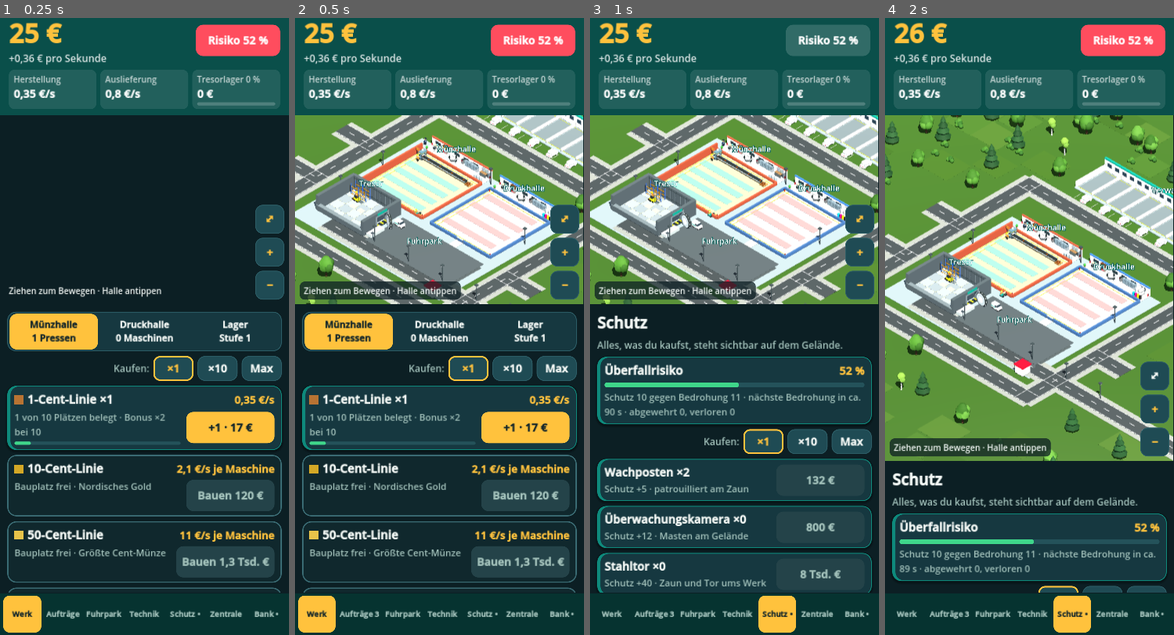
Above: before the commit, frames 1-4 (left to right).
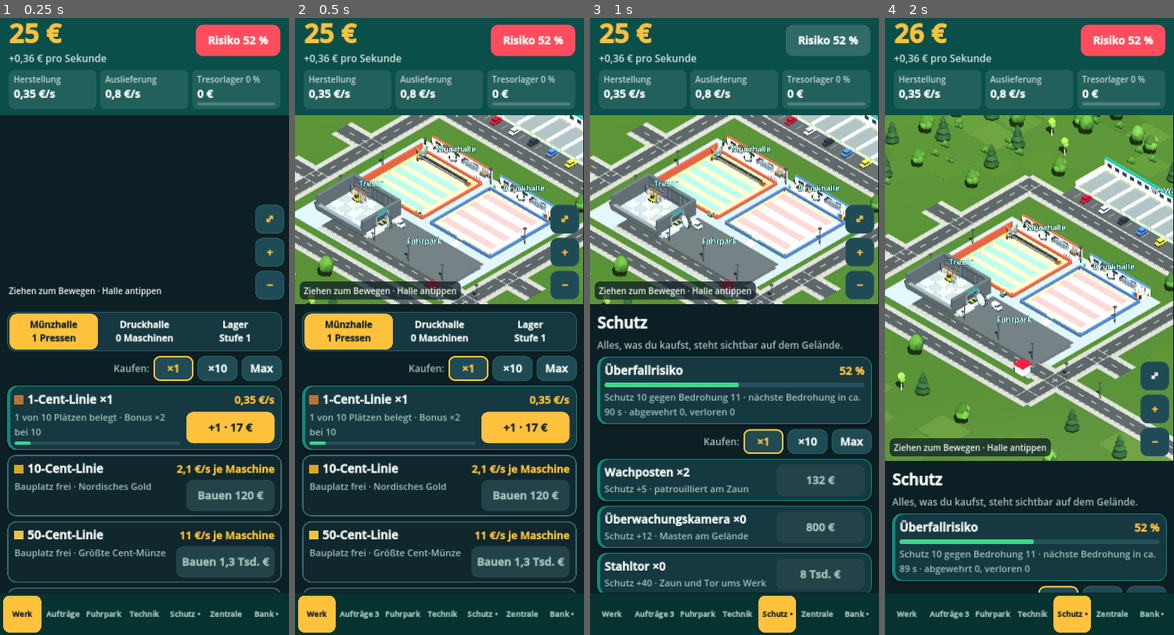
Above: after the commit, the same moments.

Repository: robertpahl1987-creator/bundesbank-idle
Game: Godot game, scene res://main.tscn
Two runs of this game, one before a commit and one after it. Both use one fixed random seed, a clock stepped at 60 frames per second and the inputs below.
Inputs:
- Up to frame 1 (0.25 s): no input
- Up to frame 2 (0.5 s): no input
- Up to frame 3 (1 s): click "Risiko 52 %" at 0.5 s
- Up to frame 4 (2 s): click "⤢" at 1.25 s

Frame 1 is identical in both runs. In frame 2, 0.9% of the frame differs, in the area x 20-100%, y 15-32%; in frame 3, 0.9%; in frame 4, 1.0%, in the area x 21-100%, y 27-57%.

Commit message:
Realistische Figuren, Museum mit Säulenhalle, Parkplatz, Farbverlust beim Zusammenfassen behoben
Co-Authored-By: Claude Opus 5.5 <noreply@anthropic.com>
Claude-Session: https://claude.ai/code/session_017FzJGnvAkc8ZWZi8Mp49PX

Diff:
--- a/godot/world.gd
+++ b/godot/world.gd
@@ -205,64 +205,73 @@
 func person(col: String, p: Node3D, helmet := false, style := "") -> Node3D:
 	var g := Node3D.new()
 	var skin: String = SKIN[randi() % SKIN.size()]
-	var pants := "#2b3436"
+	var hair: String = HAIR[randi() % HAIR.size()]
+	var pants := "#2f3a44"
+	var top := col
 	if style == "guard" or style == "police":
 		pants = "#1c2a40"
+		top = "#1f3a66" if style == "police" else "#26344a"
 	elif style == "soldier":
-		pants = "#3f4a2a"
+		pants = "#4a5634"
+		top = "#4b5a32"
 	elif style == "manager":
-		pants = "#2a2f3a"
-	# Beine und Schuhe
-	B(0.13, 0.4, 0.15, pants, -0.08, 0.26, 0, g)
-	B(0.13, 0.4, 0.15, pants, 0.08, 0.26, 0, g)
-	B(0.14, 0.06, 0.21, "#141414", -0.08, 0.03, 0.03, g)
-	B(0.14, 0.06, 0.21, "#141414", 0.08, 0.03, 0.03, g)
-	# Oberkörper und Arme
-	B(0.36, 0.4, 0.22, col, 0, 0.66, 0, g)
-	B(0.1, 0.38, 0.12, col, -0.24, 0.65, 0, g)
-	B(0.1, 0.38, 0.12, col, 0.24, 0.65, 0, g)
-	B(0.09, 0.08, 0.1, skin, -0.24, 0.42, 0, g)
-	B(0.09, 0.08, 0.1, skin, 0.24, 0.42, 0, g)
-	B(0.36, 0.05, 0.23, "#1a1a1a", 0, 0.48, 0, g)
-	# Kopf, Gesicht
-	B(0.12, 0.06, 0.12, skin, 0, 0.89, 0, g)
-	B(0.25, 0.26, 0.24, skin, 0, 1.04, 0, g)
-	B(0.04, 0.035, 0.01, "#1a1a1a", -0.06, 1.06, 0.123, g)
-	B(0.04, 0.035, 0.01, "#1a1a1a", 0.06, 1.06, 0.123, g)
-	B(0.08, 0.02, 0.01, "#8a4a3a", 0, 0.98, 0.123, g)
+		pants = "#262b35"
+		top = "#2a2f3a"
+	elif style == "robber":
+		pants = "#1e1e22"
+		top = "#2a2a2e"
+	# Beine (leicht konisch), Schuhe
+	C(0.062, 0.072, 0.44, pants, -0.08, 0.28, 0, g, 6)
+	C(0.062, 0.072, 0.44, pants, 0.08, 0.28, 0, g, 6)
+	B(0.12, 0.07, 0.22, "#17191b", -0.08, 0.035, 0.03, g)
+	B(0.12, 0.07, 0.22, "#17191b", 0.08, 0.035, 0.03, g)
+	# Hüfte, Gürtel, Oberkörper (breite Schultern)
+	B(0.29, 0.12, 0.19, pants, 0, 0.53, 0, g)
+	B(0.3, 0.04, 0.2, "#151515", 0, 0.6, 0, g)
+	C(0.17, 0.135, 0.36, top, 0, 0.79, 0, g, 8)
+	sphere(0.075, top, -0.17, 0.93, 0, g, 6)
+	sphere(0.075, top, 0.17, 0.93, 0, g, 6)
+	# Arme und Hände
+	C(0.05, 0.042, 0.4, top, -0.215, 0.74, 0, g, 6)
+	C(0.05, 0.042, 0.4, top, 0.215, 0.74, 0, g, 6)
+	sphere(0.045, skin, -0.215, 0.52, 0, g, 6)
+	sphere(0.045, skin, 0.215, 0.52, 0, g, 6)
+	# Hals, Kopf, Gesicht
+	C(0.05, 0.055, 0.08, skin, 0, 1.0, 0, g, 6)
+	sphere(0.125, skin, 0, 1.13, 0, g, 8)
+	B(0.03, 0.025, 0.01, "#1a1a1a", -0.045, 1.15, 0.118, g)
+	B(0.03, 0.025, 0.01, "#1a1a1a", 0.045, 1.15, 0.118, g)
+	B(0.03, 0.04, 0.03, skin, 0, 1.11, 0.125, g)
+	B(0.06, 0.015, 0.01, "#9a5444", 0, 1.06, 0.116, g)
 	match style:
 		"police":
-			B(0.37, 0.41, 0.23, "#1f3a66", 0, 0.66, 0, g)
-			B(0.11, 0.39, 0.13, "#1f3a66", -0.24, 0.65, 0, g)
-			B(0.11, 0.39, 0.13, "#1f3a66", 0.24, 0.65, 0, g)
-			B(0.37, 0.07, 0.235, "#e8ecee", 0, 0.76, 0.003, g)
-			B(0.2, 0.05, 0.01, "#ffd21a", 0, 0.68, 0.122, g)
-			B(0.28, 0.08, 0.28, "#1f3a66", 0, 1.21, 0, g)
-			B(0.29, 0.03, 0.29, "#ffd21a", 0, 1.18, 0, g)
-			B(0.27, 0.025, 0.11, "#111111", 0, 1.17, 0.17, g)
-			B(0.36, 0.05, 0.23, "#111111", 0, 0.5, 0, g)
+			C(0.172, 0.172, 0.06, "#e8ecee", 0, 0.84, 0, g, 8)
+			B(0.12, 0.04, 0.01, "#ffd21a", 0, 0.9, 0.155, g)
+			C(0.13, 0.13, 0.08, "#1f3a66", 0, 1.26, 0, g, 8)
+			C(0.135, 0.135, 0.025, "#ffd21a", 0, 1.23, 0, g, 8)
+			B(0.2, 0.02, 0.09, "#111111", 0, 1.22, 0.12, g)
 		"guard":
-			B(0.27, 0.07, 0.27, "#16233a", 0, 1.2, 0, g)
-			B(0.27, 0.025, 0.1, "#16233a", 0, 1.17, 0.16, g)
-			B(0.37, 0.12, 0.23, "#c9d2d5", 0, 0.72, 0.005, g)
+			C(0.125, 0.125, 0.07, "#16233a", 0, 1.25, 0, g, 8)
+			B(0.2, 0.02, 0.09, "#16233a", 0, 1.22, 0.12, g)
+			B(0.1, 0.06, 0.01, "#c9d2d5", 0.07, 0.86, 0.15, g)
 		"soldier":
-			B(0.29, 0.1, 0.29, "#3f4a2a", 0, 1.2, 0, g)
-			B(0.37, 0.3, 0.24, "#4b5a32", 0, 0.68, 0, g)
+			sphere(0.145, "#3f4a2a", 0, 1.17, -0.01, g, 8)
+			C(0.165, 0.165, 0.2, "#56653a", 0, 0.8, 0, g, 8)
 		"manager":
-			B(0.27, 0.07, 0.25, HAIR[randi() % HAIR.size()], 0, 1.19, -0.01, g)
-			B(0.07, 0.3, 0.01, "#c8102e", 0, 0.68, 0.115, g)
-			B(0.37, 0.4, 0.2, "#2a2f3a", 0, 0.66, -0.02, g)
+			sphere(0.13, hair, 0, 1.17, -0.025, g, 8)
+			B(0.1, 0.18, 0.01, "#f2f2f2", 0, 0.88, 0.148, g)
+			B(0.035, 0.17, 0.012, "#c8102e", 0, 0.86, 0.152, g)
 		"robber":
-			B(0.27, 0.28, 0.26, "#111111", 0, 1.05, 0, g)
-			B(0.18, 0.05, 0.01, "#f1c9a5", 0, 1.07, 0.132, g)
+			sphere(0.13, "#111111", 0, 1.135, 0, g, 8)
+			B(0.15, 0.04, 0.01, "#f1c9a5", 0, 1.15, 0.125, g)
 		_:
 			if helmet:
-				B(0.3, 0.1, 0.3, "#ffd21a", 0, 1.21, 0, g)
-				B(0.3, 0.02, 0.1, "#ffd21a", 0, 1.17, 0.17, g)
-				B(0.37, 0.04, 0.23, "#e8ecee", 0, 0.75, 0.003, g)
-				B(0.37, 0.04, 0.23, "#e8ecee", 0, 0.62, 0.003, g)
+				sphere(0.14, "#ffd21a", 0, 1.18, 0, g, 8)
+				B(0.24, 0.02, 0.1, "#ffd21a", 0, 1.17, 0.14, g)
+				C(0.172, 0.17, 0.05, "#e8ecee", 0, 0.86, 0, g, 8)
+				C(0.168, 0.16, 0.05, "#e8ecee", 0, 0.72, 0, g, 8)
 			else:
-				B(0.27, 0.07, 0.25, HAIR[randi() % HAIR.size()], 0, 1.19, -0.01, g)
+				sphere(0.13, hair, 0, 1.17, -0.025, g, 8)
 	p.add_child(g)
 	return g
 
@@ -1095,12 +1104,43 @@
 			sch.scale = Vector3(1, 0.6, 1)
 	# Museum (außerhalb des Zauns, links)
 	if int(S["museum"]) > 0:
-		B(6, 0.4, 4, "#e9e2d0", -31, 0.2, -8, dyn)
+		# Vorplatz mit Pflaster, Bänken und Laternen
+		B(9.5, 0.06, 8.0, "#9a958a", -31.0, 0.08, -8.0, dyn)
 		for k in range(5):
-			C(0.25, 0.25, 2.2, "#f4efe2", -28.6, 1.5, -10.4 + k * 1.2, dyn, 10)
-		B(6.2, 0.5, 4.2, "#e9e2d0", -31, 2.85, -8, dyn)
-		var roof := C(0.0, 3.3, 1.2, "#c9b27a", -31, 3.7, -8, dyn, 4)
+			B(9.5, 0.065, 0.05, "#878276", -31.0, 0.085, -11.6 + k * 1.8, dyn)
+		# Sockel mit Stufen
+		B(6.4, 0.25, 5.2, "#b5aa90", -31.3, 0.2, -8.0, dyn)
+		B(0.5, 0.15, 4.0, "#b5aa90", -27.85, 0.15, -8.0, dyn)
+		B(0.5, 0.3, 4.0, "#b5aa90", -28.1, 0.22, -8.0, dyn)
+		# Baukörper in Sandstein mit hohen Fenstern
+		B(4.6, 2.7, 4.6, "#bfae8b", -31.9, 1.65, -8.0, dyn)
+		for k in range(3):
+			B(0.6, 1.4, 0.05, "#3a4a55", -33.3 + k * 1.4, 1.6, -10.32, dyn)
+			B(0.6, 1.4, 0.05, "#3a4a55", -33.3 + k * 1.4, 1.6, -5.68, dyn)
+		B(0.06, 1.9, 1.2, "#5b3e28", -29.58, 1.25, -8.0, dyn)
+		# Säulenhalle
+		for k in range(6):
+			var zc := -10.3 + k * 0.92
+			C(0.17, 0.2, 2.5, "#d8cdb3", -28.5, 1.6, zc, dyn, 10)
+			B(0.46, 0.12, 0.46, "#c9bd9f", -28.5, 0.41, zc, dyn)
+			B(0.46, 0.12, 0.46, "#c9bd9f", -28.5, 2.9, zc, dyn)
+		B(6.6, 0.4, 5.4, "#c7b998", -31.2, 3.15, -8.0, dyn)
+		B(6.7, 0.1, 5.5, "#a99c80", -31.2, 3.38, -8.0, dyn)
+		var roof := C(0.0, 3.7, 1.1, "#4a7564", -31.2, 3.98, -8.0, dyn, 4)
 		roof.rotation.y = PI / 4
+		roof.scale = Vector3(1.0, 1.0, 0.82)
+		# Fahnen, Bänke, Laternen
+		for zf in [-11.4, -4.6]:
+			C(0.04, 0.04, 3.2, "#c9cdd0", -27.0, 1.7, zf, dyn, 6)
+			B(0.03, 0.55, 0.9, "#0e3a8a", -27.0, 2.95, zf + 0.47, dyn)
+		for zb in [-10.6, -5.4]:
+			B(0.4, 0.06, 1.3, "#6b4a2e", -26.6, 0.48, zb, dyn)
+			B(0.08, 0.35, 1.3, "#6b4a2e", -26.42, 0.7, zb, dyn)
+			B(0.36, 0.4, 0.06, "#2b3033", -26.6, 0.27, zb - 0.55, dyn)
+			B(0.36, 0.4, 0.06, "#2b3033", -26.6, 0.27, zb + 0.55, dyn)
+		for zl in [-12.0, -4.0]:
+			C(0.05, 0.07, 2.4, "#2b3033", -34.8, 1.25, zl, dyn, 6)
+			sphere(0.16, "#fff2c0", -34.8, 2.55, zl, dyn, 8)
 		var ml := Label3D.new()
 		ml.text = "Museum · %d" % (int(S["rep"]) + S["coins"].size())
 		ml.font_size = 80
@@ -1265,6 +1305,7 @@
 	B(0.3, 1.2, depth, "#e9e4d8", x0 + 9 * w + 0.15, 0.7, z0, dyn)
 	for k in range(8):
 		B(0.08, 0.02, 1.6, "#ffffff", -14.0 + k * 4.0, 0.12, z0 + depth / 2.0 + 1.6, dyn)
+	B(9 * w + 0.6, 0.05, 3.4, "#454b4e", 0.0, 0.1, z0 + depth / 2.0 + 1.6, dyn)
 	var civ := ["#c8102e", "#e8ecee", "#2a2f3a", "#3d6fb0", "#e2b53c", "#6fae8f"]
 	for k in range(6):
 		var car := police_car(civ[k], civ[k], false, false)
@@ -1895,7 +1936,15 @@
 		var mesh: Mesh = it[0]
 		var xf: Transform3D = it[1]
 		var m: Material = it[3]
-		if mergeable(m):
+		if m == vc_mat and vc_mat != null:
+			# bereits zusammengefasstes Mesh: Vertex-Farben übernehmen
+			var arr := mesh.surface_get_arrays(0)
+			verts.append_array(xf * (arr[Mesh.ARRAY_VERTEX] as PackedVector3Array))
+			norms.append_array(Transform3D(xf.basis, Vector3.ZERO) * (arr[Mesh.ARRAY_NORMAL] as PackedVector3Array))
+			cols.append_array(arr[Mesh.ARRAY_COLOR])
+			if it[4]:
+				shadow = true
+		elif mergeable(m):
 			var fa := flat_arrays(mesh)
 			var v: PackedVector3Array = fa[0]
 			verts.append_array(xf * v)
